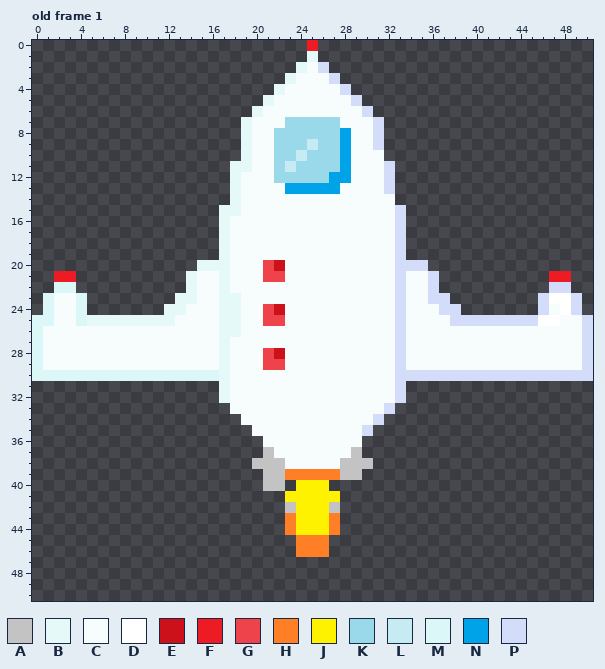
Two states of a animated GIF sprite, Graphics/player.gif. This is how it looked before the edit.
The file is 51x51 pixels. Shown: old frame 1. The commit also changed other frames, which this record leaves out.
Palette (. is transparent): A #c3c3c3  B #e6f9f9  C #f7fdfd  D #ffffff  E #cc111b  F #ed1c24  G #ef434b  H #ff7f27  J #fff200  K #99d9ea  L #c7ebf3  M #dbf7f7  N #00a2e8  P #d3dcf8
Pixels before, old frame 1 (only the part around the change), first column x 18:
29 CCCGGCCCCCCCC
30 CCCCCCCCCCCCC
31 CCCCCCCCCCCCC
32 CCCCCCCCCCCCC
33 CCCCCCCCCCCCC
34 .CCCCCCCCCCCC
35 ..CCCCCCCCCCP
36 ...CCCCCCCCC.
37 ...ACCCCCCCA.
38 ..AAACCCCCAAA
39 ...AAHHHHHAA.
40 ...AA.JJJ....
41 .....JJJJJ...
42 .....AJJJA...
43 .....HJJJH...
44 .....HJJJH...
45 ......HHH....
46 ......HHH....
47 .............
48 .............
49 .............
50 .............
The result:
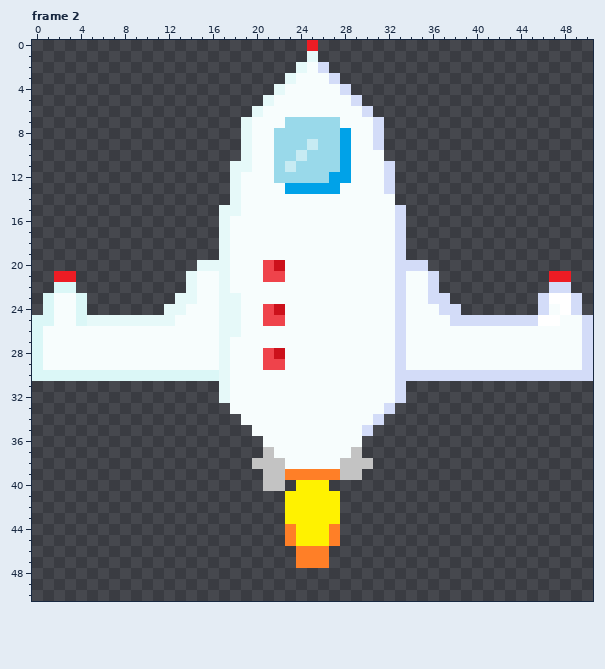
A new or re-ordered frame is compared with the old frame closest to it.
What changed:
frames 1 -> 2
Changed rows in their new state; - is an unchanged pixel.
Frame 2 is new; against old frame 1:
first column x 23:
42 J---J
43 J---J
45 HJJJH
47 -HHH-
Boxes around the changes in both pictures, in picture pixels (x1, y1, x2, y2):
changed: (285, 502, 340, 568)
